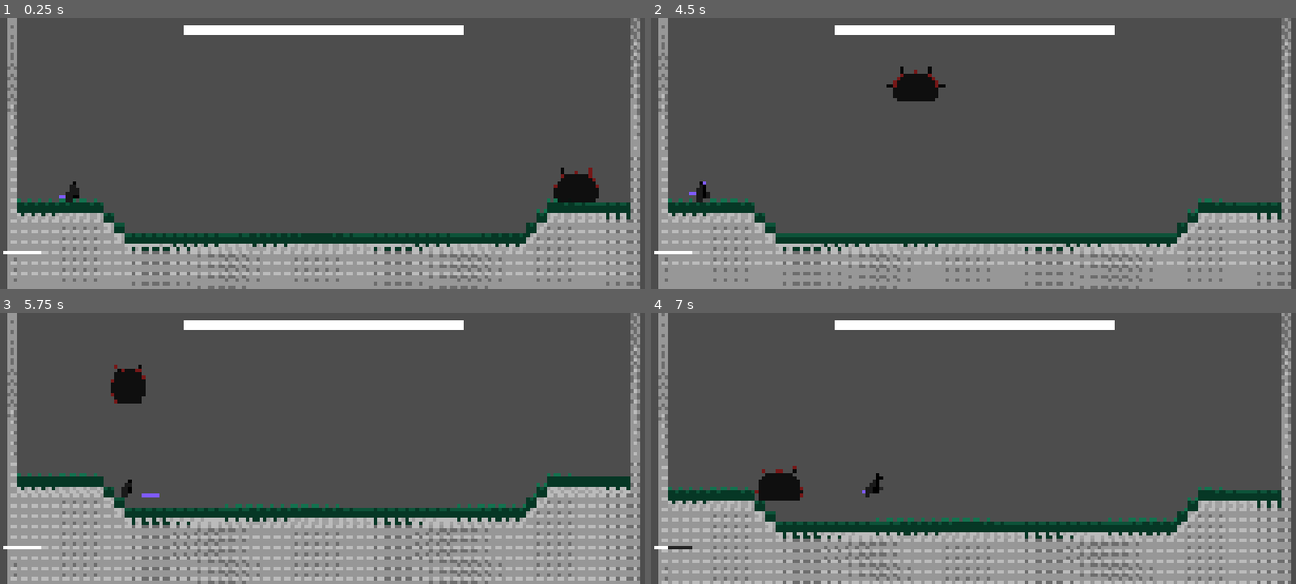
Above: before the commit, frames 1-4 (two rows, left to right).
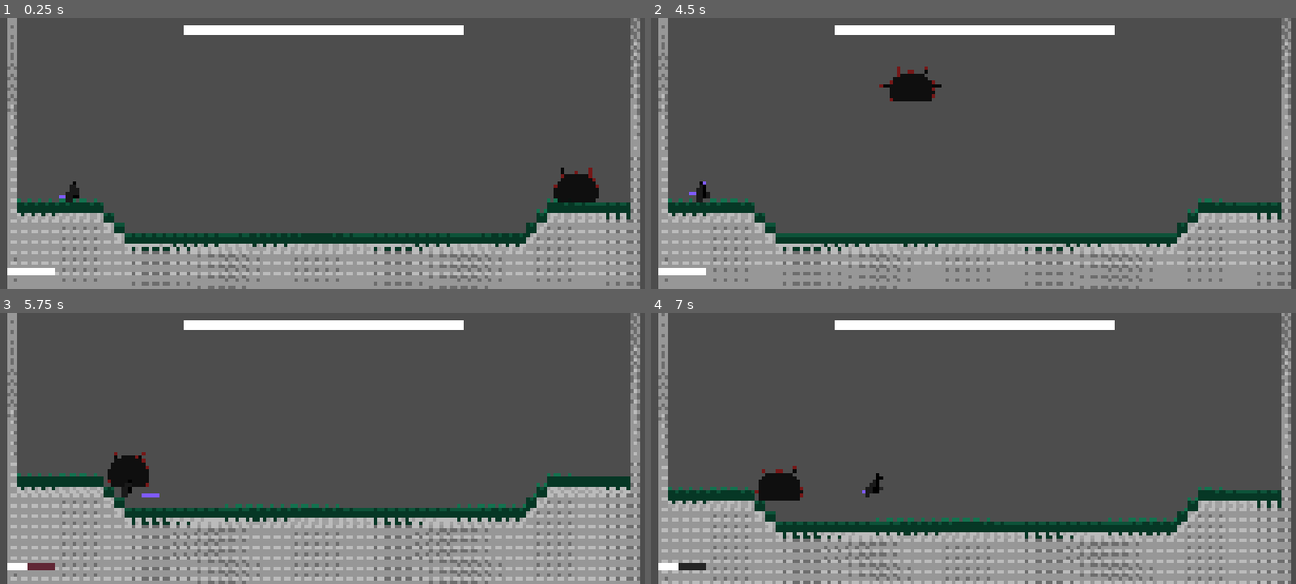
Above: after the commit, the same moments.

Repository: AnejMajnik/soulsvania
Game: Godot game, scene res://scenes/game.tscn
The game is run twice, just before and just after one commit, with the same random seed, the same clock (stepped at 60 frames per second) and the same inputs.
Inputs (mouse positions are in pixels of both pictures, inside the frame that each line leads up to):
- Up to frame 1 (0.25 s): no input
- Up to frame 2 (4.5 s): tap Enter at 0.5 s; move the mouse to (941, 207) at 0.52 s; hold D (move_right) 0.53-2.03 s; click (941, 207) at 0.6 s; tap Space (jump) at 0.77, 1.52, 3.02, 3.77 s; move the mouse to (1167, 194) at 1.27 s; click (1167, 194) at 1.35 s; move the mouse to (780, 112) at 2.02 s; hold A (move_left) 2.03-4.28 s; click (780, 112) at 2.1 s; move the mouse to (1005, 153) at 2.77 s; click (1005, 153) at 2.85 s; move the mouse to (876, 85) at 3.52 s; click (876, 85) at 3.6 s; move the mouse to (1115, 139) at 4.27 s; hold D (move_right) from 4.28 s (still down); click (1115, 139) at 4.35 s
- Up to frame 3 (5.75 s): keep holding D (move_right); tap Space (jump) at 4.52 s; move the mouse to (193, 462) at 5.02 s; click (193, 462) at 5.1 s
- Up to frame 4 (7 s): keep holding D (move_right); move the mouse to (1038, 388) at 5.77 s; click (1038, 388) at 5.85 s; tap Space (jump) at 6.02, 6.77 s; move the mouse to (941, 502) at 6.52 s; click (941, 502) at 6.6 s

The runs differ from the first frame. In frame 1, 0.3% of the frame differs, in the area x 0-9%, y 85-95%; in frame 2, 0.5%; in frame 3, 1.6%, in the area x 0-24%, y 19-95%; in frame 4, 0.3%.

Commit message:
Added flashing feedback on hit

Diff:
--- a/scenes/player.tscn
+++ b/scenes/player.tscn
@@ -551,10 +551,10 @@
 anchors_preset = 4
 anchor_top = 0.5
 anchor_bottom = 0.5
-offset_left = 18.0
-offset_top = 509.0
-offset_right = 218.0
-offset_bottom = 534.0
+offset_left = 39.0
+offset_top = 618.0
+offset_right = 289.0
+offset_bottom = 653.0
 grow_vertical = 2
 
 [connection signal="animation_finished" from="AnimationPlayer" to="StateMachine/Attack" method="_on_animation_player_animation_finished"]
--- a/scripts/player.gd
+++ b/scripts/player.gd
@@ -19,9 +19,16 @@
 @onready var slime_boss: SlimeBoss = %SlimeBoss
 @onready var health_bar: ProgressBar = %HealthBar
 
+func flash_white() -> void:
+	var tween = create_tween()
+	tween.tween_property(animated_sprite, "modulate", Color(3, 3, 3, 1), 0.05)
+	tween.tween_property(animated_sprite, "modulate", Color(1, 1, 1, 1), 0.1)
+
 func take_damage(damage):
 	health -= damage
 	health_bar.health = health
+
+	flash_white()
 
 func flip_sprite(direction) -> void:
 	if direction > 0:
--- a/scripts/slime_boss/slime_boss.gd
+++ b/scripts/slime_boss/slime_boss.gd
@@ -3,9 +3,6 @@
 # Constants
 const MOVE_SPEED = 200.0
 const DECCELERATION_SPEED = 15
-const DASH_SPEED = 650
-const SLAM_SPEED = 600
-const FLY_SPEED = 300
 
 var max_health: int = 200
 var health: int
@@ -29,9 +26,16 @@
 
 	state_machine.start()
 
+func flash_white() -> void:
+	var tween = create_tween()
+	tween.tween_property(animated_sprite, "modulate", Color(3, 3, 3, 1), 0.05)
+	tween.tween_property(animated_sprite, "modulate", Color(1, 1, 1, 1), 0.1)
+
 func take_damage(dmg: int) -> void:
 	health -= dmg
 	health_bar.health = health
+
+	flash_white()
 
 	if health <= 0:
 		queue_free()
@@ -67,7 +71,6 @@
 
 
 func _on_area_2d_body_entered(body: Node2D) -> void:
-	print("body entered: ", body)
 	if body is Player:
 		player_in_area = body
 
@@ -75,6 +78,5 @@
 	if body is Player:
 		player_in_area = null
 
-
 func _on_damage_timer_timeout() -> void:
 	can_deal_damage = true
--- a/scripts/slime_boss/states/dash_attack.gd
+++ b/scripts/slime_boss/states/dash_attack.gd
@@ -7,13 +7,14 @@
 @onready var ray_cast_left: RayCast2D = %RayCastLeft
 @onready var ray_cast_right: RayCast2D = %RayCastRight
 
+const DASH_SPEED = 650
 const DAMAGE: int = 30
 
 enum Substate { TELEGRAPH, ATTACK }
 var current_state: Substate
 
 var checking_ray: RayCast2D
-var recovery_time: float = 0.6
+var recovery_time: float = 0.75
 var direction: int
 
 func enter_state() -> void:
@@ -30,7 +31,7 @@
 		checking_ray = ray_cast_left
 
 func attack() -> void:
-	slime_boss.velocity.x = direction * slime_boss.DASH_SPEED
+	slime_boss.velocity.x = direction * DASH_SPEED
 
 func change_substate(new_state: Substate) -> void:
 	if new_state != current_state:
--- a/scripts/slime_boss/states/jump_attack.gd
+++ b/scripts/slime_boss/states/jump_attack.gd
@@ -3,6 +3,8 @@
 @onready var slime_boss: SlimeBoss = owner
 @onready var player: Player = Autoload.player_node
 
+const SLAM_SPEED = 600
+const FLY_SPEED = 300
 const DAMAGE: int = 60
 
 enum Substate { JUMP, FLY, SLAM }
@@ -36,7 +38,7 @@
 	else:
 		direction = -1
 
-	slime_boss.velocity.x = slime_boss.MOVE_SPEED * direction
+	slime_boss.velocity.x = FLY_SPEED * direction
 
 func is_above_player() -> bool:
 	if slime_boss.global_position.x > player.global_position.x-4 and slime_boss.global_position.x < player.global_position.x+4:
@@ -46,7 +48,7 @@
 
 func slam() -> void:
 	slime_boss.play_animation("land")
-	slime_boss.velocity.y = slime_boss.SLAM_SPEED
+	slime_boss.velocity.y = SLAM_SPEED
 
 func change_state(new_state: Substate) -> void:
 	if new_state != current_state:
